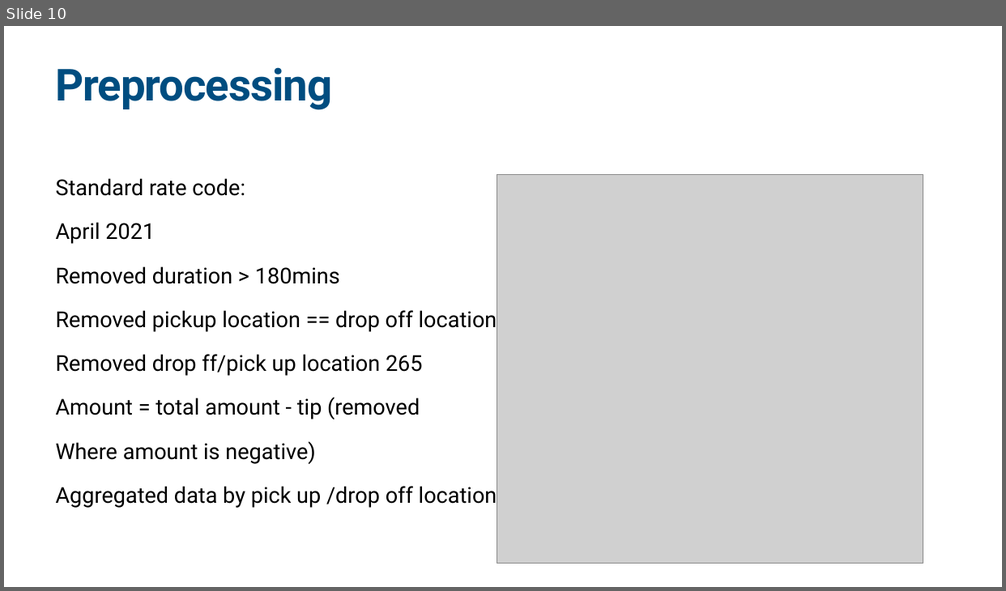
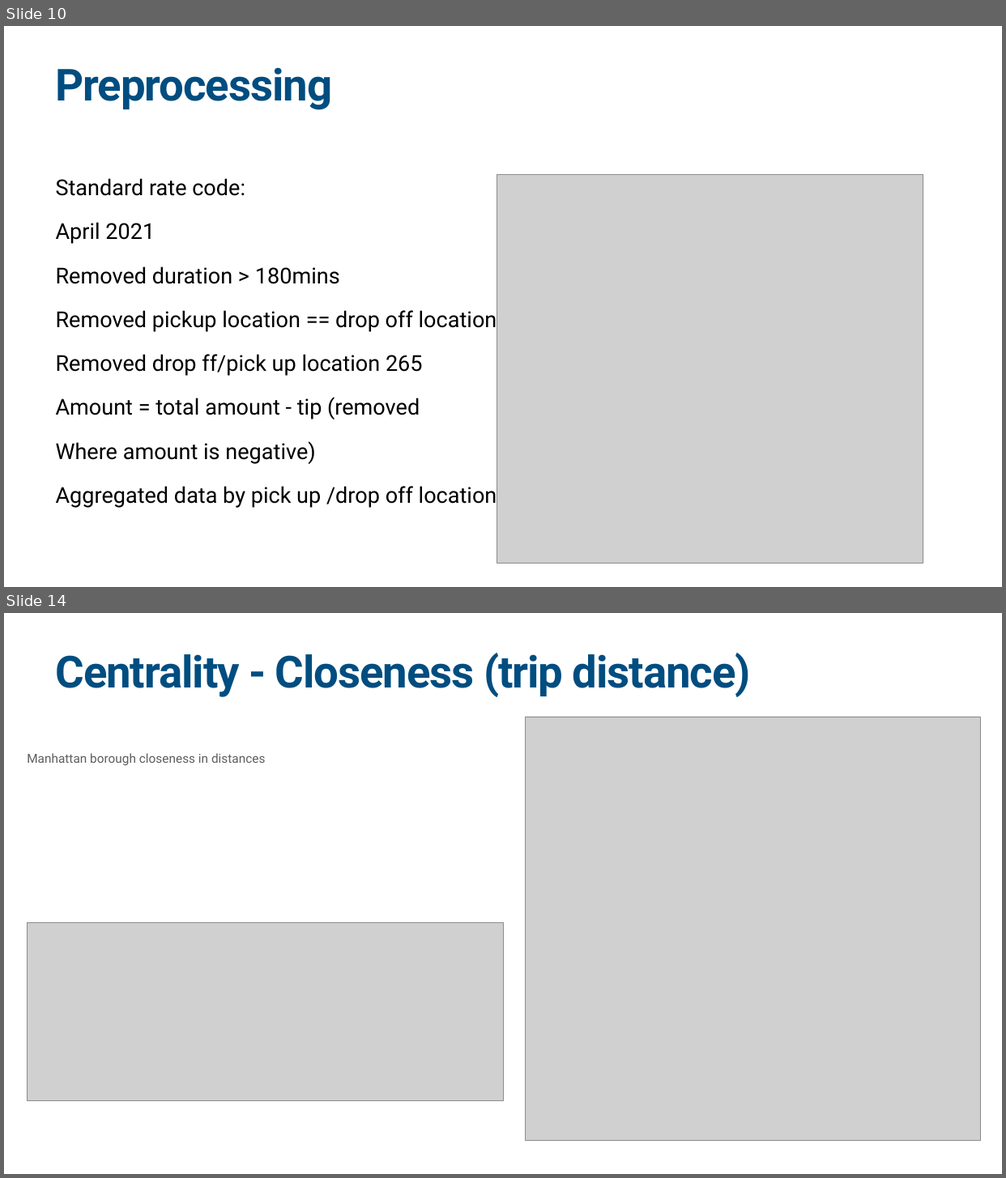
Before and after one commit to sfong8/networkX, a slide deck: Network_shareSession.pptx. Shown one above the other, each under a label of ours: slide 10 before the commit, slides 10 and 14 after it; the slides between them are not shown. The pictures are 1006x591 and 1006x1178 pixels, drawn with LibreOffice and Linux fonts; fonts in the diff are those of the drawing; grey boxes stand for pictures. Boxes give left, top, right and bottom in pixels: in the first picture for what was removed or moved away, otherwise in the second. Text is boxed around its words. In the diff, an @@ line names an element or a change of style, - is before the commit and + after.

```diff
--- a/Network_shareSession.pptx
+++ b/Network_shareSession.pptx
@@ slide 14 added at (x1=4, y1=613, x2=1002, y2=1174), background #FFFFFF @@
@@ title added at (x1=56, y1=653, x2=751, y2=697), 85 pt, text #004D80, bold @@
+Centrality - Closeness (trip distance)
@@ picture added at (x1=525, y1=717, x2=980, y2=1141) @@
@@ text added at (x1=27, y1=753, x2=265, y2=765), 24 pt, text #5E5E5E @@
+Manhattan borough closeness in distances
@@ picture added at (x1=27, y1=922, x2=503, y2=1101) @@
```
Also in this commit, not shown: 3 slides changed, 10 other slides added, 4 slides removed, 9 other files.
